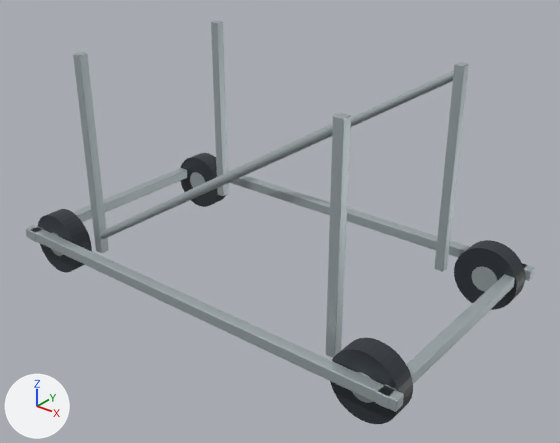
Two versions of the Blender file resources/models/_source/port_kit/landing_skid.blend, one commit apart.
Rendered twice from a 50 mm camera at (7.28, -8.95, 6.84) aimed at (0.2, -0.1, 1.36). Lighting does not change. The marker at lower left points along +X, +Y and +Z. The first picture is the older version.

In view in the first picture: 'landing_skid'.
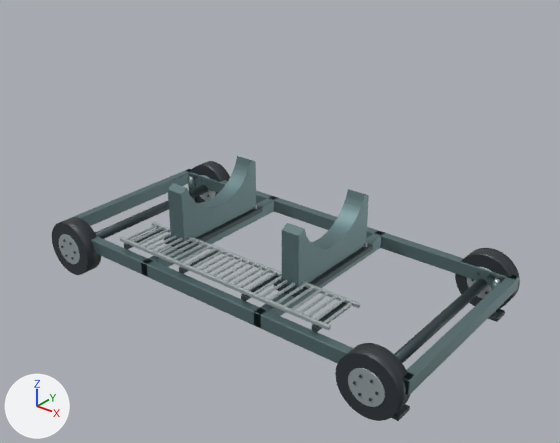
The change, as a list of edits to the scene's bpy script:
```text
Change me_cube_004:
    remove me_cube_004.from_pydata(...)  # 992 vertices, 724 faces; spans x -3.95..3.65, y -2.15..2.15, z 0.0..3.95
    add me_cube_004.from_pydata(...)  # 4660 vertices, 3690 faces; spans x -3.68..3.58, y -1.9..1.9, z 0.0..1.81
    me_cube_004 part 1: the loose piece of 56 vertices spanning x -3.95..3.65, y -2.14..-1.96, z 0.56..0.74 is scaled about its middle by (0.954, 0.88, 1.36), then moved by (0.1, 0.43, -0.03), in mat_warm_white_painted_steel (greyish cyan #698184)
    me_cube_004 part 2: the loose piece of 56 vertices spanning x -3.95..3.65, y 1.96..2.14, z 0.56..0.74 is scaled about its middle by (0.954, 0.88, 1.36), then moved by (0.1, -0.43, -0.03), in mat_warm_white_painted_steel (greyish cyan #698184)
    me_cube_004 part 3: the loose piece of 56 vertices spanning x -3.84..-3.66, y -2.15..2.15, z 0.56..0.74 is scaled about its middle by (0.88, 0.79, 1.36), then moved by (0.15, 0.0, -0.03), in mat_warm_white_painted_steel (greyish cyan #698184)
    me_cube_004 part 4: the loose piece of 56 vertices spanning x 3.36..3.54, y -2.15..2.15, z 0.56..0.74 is scaled about its middle by (0.88, 0.79, 1.36), then moved by (-4.8, 0.0, -0.03), in mat_warm_white_painted_steel (greyish cyan #698184)
    me_cube_004 part 5: the loose piece of 56 vertices spanning x 3.36..3.54, y -2.15..2.15, z 0.56..0.74 is copied, and the copy is scaled about its middle by (0.88, 0.79, 1.36), then moved by (-2.4, 0.0, -0.03), in mat_warm_white_painted_steel (greyish cyan #698184); it spans x 0.97..1.13, y -1.7..1.7, z 0.5..0.74
    me_cube_004 part 6: the loose piece of 56 vertices spanning x 3.36..3.54, y -2.15..2.15, z 0.56..0.74 is copied, and the copy is scaled about its middle by (0.88, 0.79, 1.36), then moved by (0.05, 0.0, -0.03), in mat_warm_white_painted_steel (greyish cyan #698184); it spans x 3.42..3.58, y -1.7..1.7, z 0.5..0.74
    me_cube_004 part 7: a new loose piece, a 24-sided cylinder along y spanning x -3.18..-3.01, y -1.86..1.86, z 0.4..0.58, in mat_fixed_darkmetal (greyish cyan #455257)
    me_cube_004 part 8: a new loose piece, a 48-sided cylinder along y spanning x -3.59..-2.61, y -1.87..-1.57, z 0.0..0.98, in mat_fixed_rubber (dark grey #2c3338)
    me_cube_004 part 9: a new loose piece, a 48-sided cylinder along y spanning x -3.38..-2.82, y -1.88..-1.56, z 0.21..0.77, in mat_fixed_galvanized (light grey #b6c0c4)
    me_cube_004 part 10: a new loose piece, a 48-sided cylinder along y spanning x -3.59..-2.61, y 1.57..1.87, z 0.0..0.98, in mat_fixed_rubber (dark grey #2c3338)
    me_cube_004 part 11: a new loose piece, a 48-sided cylinder along y spanning x -3.38..-2.82, y 1.56..1.88, z 0.21..0.77, in mat_fixed_galvanized (light grey #b6c0c4)
    me_cube_004 part 12: a new loose piece, a 24-sided cylinder along y spanning x 2.96..3.13, y -1.86..1.86, z 0.4..0.58, in mat_fixed_darkmetal (greyish cyan #455257)
    me_cube_004 part 13: a new loose piece, a 48-sided cylinder along y spanning x 2.56..3.54, y -1.87..-1.57, z 0.0..0.98, in mat_fixed_rubber (dark grey #2c3338)
    me_cube_004 part 14: a new loose piece, a 48-sided cylinder along y spanning x 2.77..3.33, y -1.88..-1.56, z 0.21..0.77, in mat_fixed_galvanized (light grey #b6c0c4)
    me_cube_004 part 15: the loose piece of 64 vertices spanning x 2.51..3.59, y 1.61..1.95, z 0.0..1.08 is rebuilt with 96 vertices and now spans x 2.56..3.54, y 1.57..1.87, z 0.0..0.98
    me_cube_004 part 16: the loose piece of 48 vertices spanning x 2.83..3.27, y 1.6..1.96, z 0.32..0.76 is rebuilt with 96 vertices and now spans x 2.77..3.33, y 1.56..1.88, z 0.21..0.77
    me_cube_004 part 17: 6 loose pieces with 312 vertices, spanning x -3.57..2.38, y -1.96..1.96, z 0.32..3.95, are deleted
    me_cube_004 part 18: 280 vertices removed from x -3.89..3.59, y -1.96..-1.47, z 0.0..3.95; 2796 vertices added at x -3.6..3.45, y -1.9..1.01, z 0.0..1.81
    me_cube_004 part 19: 272 vertices added at x 2.86..3.45, y 1.37..1.9, z 0.0..0.72
    me_cube_004 part 20: 64 vertices removed from x -3.89..-2.81, y 1.61..1.95, z 0.0..1.08; 200 vertices added at x -3.6..-3.3, y 1.37..1.67, z 0.0..0.72
    other edits to the shape of me_cube_004 do not show in these pictures
    add me_cube_004.materials.append(mat_warm_white_painted_steel)  # greyish cyan #698184
    add me_cube_004.materials.append(mat_fixed_darkmetal)  # greyish cyan #455257
```

Changed parts and their boxes [x1, y1, x2, y2] in the pictures (560 x 443 px; the box of a moved part takes in the faces that stretch with it):
'landing_skid', reshaped (8% narrower, 34% shorter)
    before: [25, 20, 535, 424]
    after: [52, 156, 520, 421]
part 1 of me_cube_004, moved or reshaped
    before: [25, 225, 404, 412]
    after: [91, 236, 413, 395]
part 2 of me_cube_004, moved or reshaped
    before: [228, 170, 535, 281]
    after: [185, 169, 516, 286]
part 3 of me_cube_004, moved or reshaped
    before: [29, 168, 187, 242]
    after: [55, 169, 192, 226]
part 4 of me_cube_004, moved or reshaped
    before: [376, 263, 527, 409]
    after: [142, 196, 278, 277]
part 5 of me_cube_004, added
    after: [254, 231, 384, 327]
part 6 of me_cube_004, added
    after: [403, 276, 519, 396]
part 7 of me_cube_004, added
    after: [95, 185, 208, 239]
part 8 of me_cube_004, added
    after: [52, 217, 101, 275]
part 9 of me_cube_004, added
    after: [59, 234, 80, 264]
part 10 of me_cube_004, added
    after: [191, 161, 230, 203]
part 11 of me_cube_004, added
    after: [196, 175, 216, 201]
part 12 of me_cube_004, added
    after: [394, 279, 488, 363]
part 13 of me_cube_004, added
    after: [335, 343, 410, 421]
part 14 of me_cube_004, added
    after: [348, 368, 385, 407]
part 15 of me_cube_004, rebuilt (8% narrower, 13% shorter)
    before: [454, 240, 525, 310]
    after: [455, 248, 520, 309]
part 16 of me_cube_004, rebuilt
    before: [472, 266, 497, 292]
    after: [467, 267, 492, 298]
part 17 of me_cube_004, deleted
    before: [51, 20, 469, 272]
part 18 of me_cube_004, reshaped
    before: [37, 113, 413, 424]
    after: [120, 156, 410, 421]
part 19 of me_cube_004, added
    after: [471, 273, 505, 322]
part 20 of me_cube_004, reshaped
    before: [181, 153, 226, 207]
    after: [188, 174, 197, 203]
